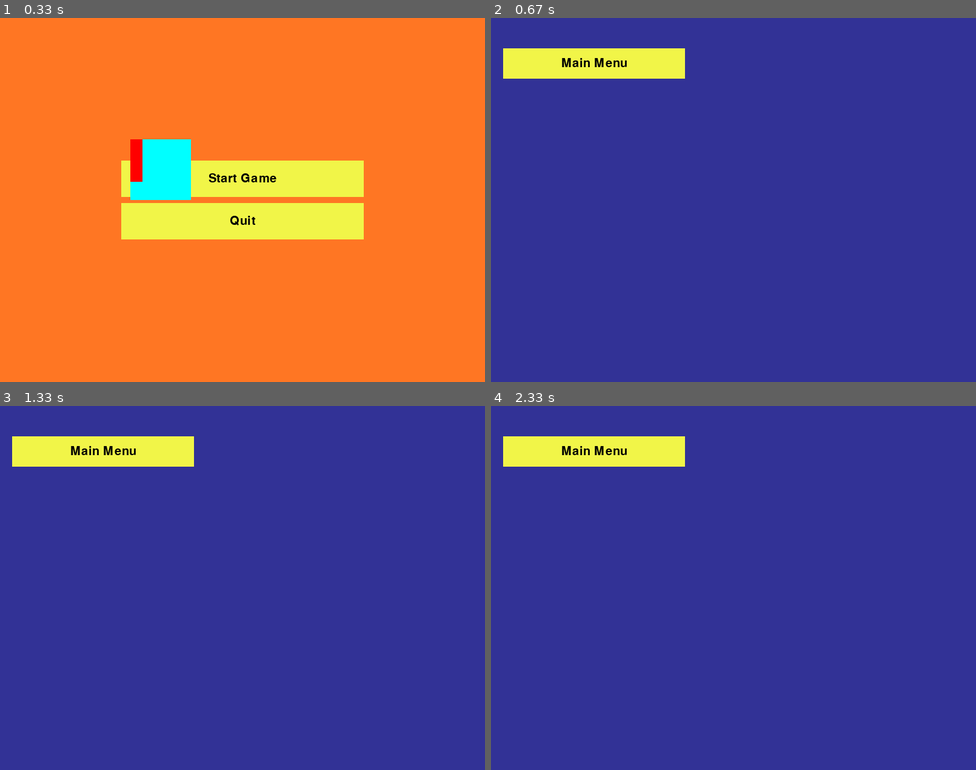
Above: before the commit, frames 1-4 (two rows, left to right).
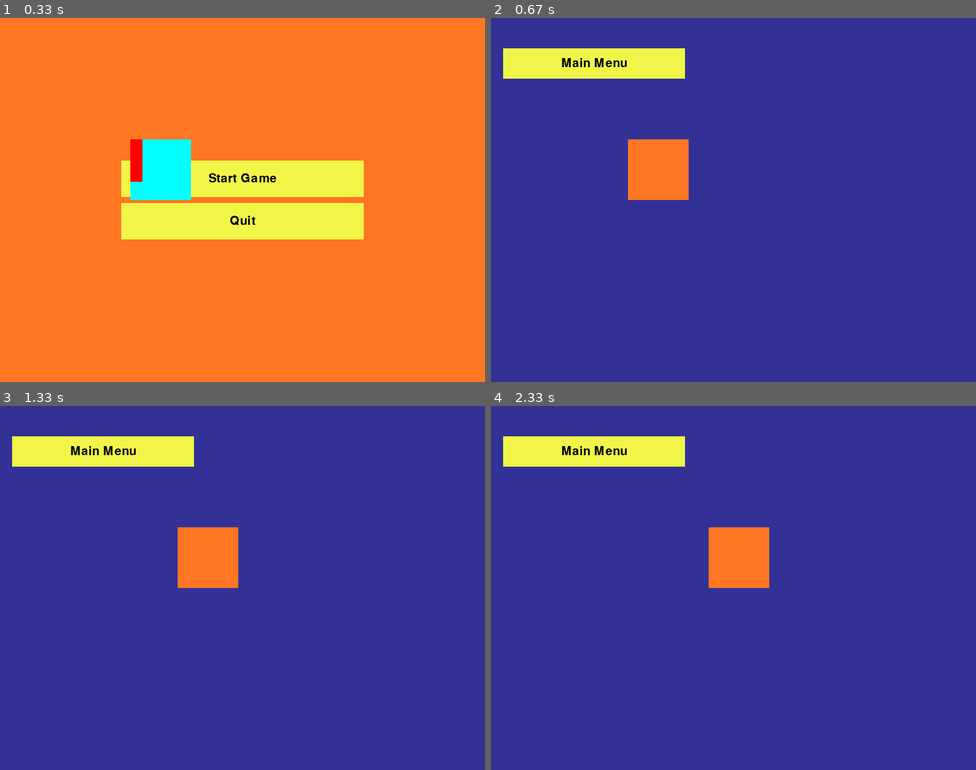
Above: after the commit, the same moments.

Repository: VincentPauley/pygame-hot-rope
Game: pygame game, started from src/main.py
Two runs of this game, one before a commit and one after it. Both use one fixed random seed, a clock stepped at 60 frames per second and the inputs below.
Inputs (mouse positions are in pixels of both pictures, inside the frame that each line leads up to):
- Up to frame 1 (0.33 s): no input
- Up to frame 2 (0.67 s): click "Start Game" at 0.38 s
- Up to frame 3 (1.33 s): no input
- Up to frame 4 (2.33 s): click (607, 453) at 1.72 s; click "Start Game" at 2.05 s

Frame 1 is identical in both runs. In frame 2, 2.1% of the frame differs, in the area x 28-41%, y 33-50%; in frame 3, 2.1%; in frame 4, 2.1%.

Commit message:
feat: get movement into game scene

Diff:
--- a/src/main.py
+++ b/src/main.py
@@ -150,13 +150,28 @@
 main_menu_instance = MainMenu()
 
 
-def temp(delta_time):
-    pass
+class GameScene:
+    entities = []
+
+    def __init__(self):
+        self.entities.append(Rectangle(100, 100, COLOR_PRIMARY_ORANGE))
+        self.entities.append(
+            Button(
+                "Main Menu",
+                lambda: scene_manager.change_scene("main_menu"),
+                COLOR_PRIMARY_YELLOW,
+                (20, 50),
+                (300, 50),
+            )
+        )
+
+    def process(self, delta_time):
+        # move the hard-coded rectangle around
+        self.entities[0].x += delta_time * 100
 
 
-# entities should be stored in here and the provided as a reference to the scene.
+game_scene_instance = GameScene()
 
-# note: lambda creates a zero arg function to be called by the Button with param: "Game"
 main_menu = Scene(
     {
         "screen": screen,
@@ -170,16 +185,8 @@
     {
         "screen": screen,
         "handle_quit": handle_quit,
-        "entities": [
-            Button(
-                "Main Menu",
-                lambda: scene_manager.change_scene("main_menu"),
-                COLOR_PRIMARY_YELLOW,
-                (20, 50),
-                (300, 50),
-            )
-        ],
-        "process": temp,
+        "entities": game_scene_instance.entities,
+        "process": game_scene_instance.process,
         "bg_color": (50, 50, 150),
     }
 )
